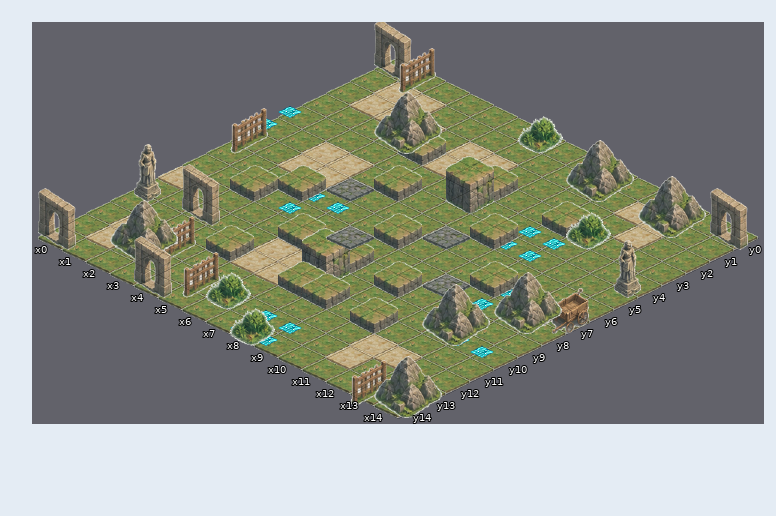
An edit to a level. Tiled map, art/maps/arena_colosseum_v2/tiled/crosshaven_15x15.tmx. Above, as it was before the edit.
Cells are 64x32 px. Isometric: x runs down to the right, y down to the left. Shown: x 0..14, y 0..14.
Now the later version:
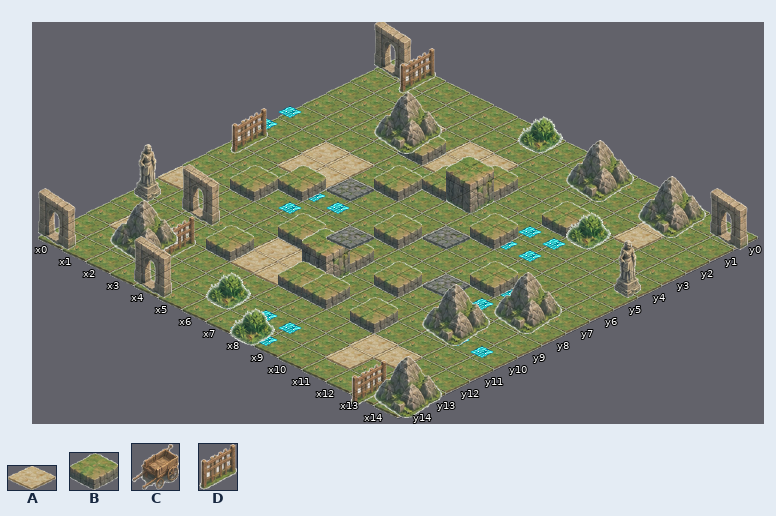
Key: from "koliseo_base": A 1 "mud", B 5 "ground_e1", C 9 "prop_well", D 11 "prop_fence".
_ is an empty cell.
Difference:
Layer "terrain":
Tile A is removed in row 1 at x 1 to 2 and 11; in row 2 at x 1 to 2; in row 13 at x 1.
Layer "elevation":
There is now tile B in row 4 at x 6.
Layer "props_paint":
Tile C is removed in row 7 at x 14.
Tile D is removed in row 13 at x 5.
Changed places in both pictures, as pixel boxes (x1, y1, x2, y2):
removed: (350, 82, 446, 122)
added: (422, 165, 449, 202)
removed: (614, 202, 645, 226)
removed: (86, 226, 117, 250)
removed: (182, 252, 220, 298)
removed: (543, 288, 589, 334)
